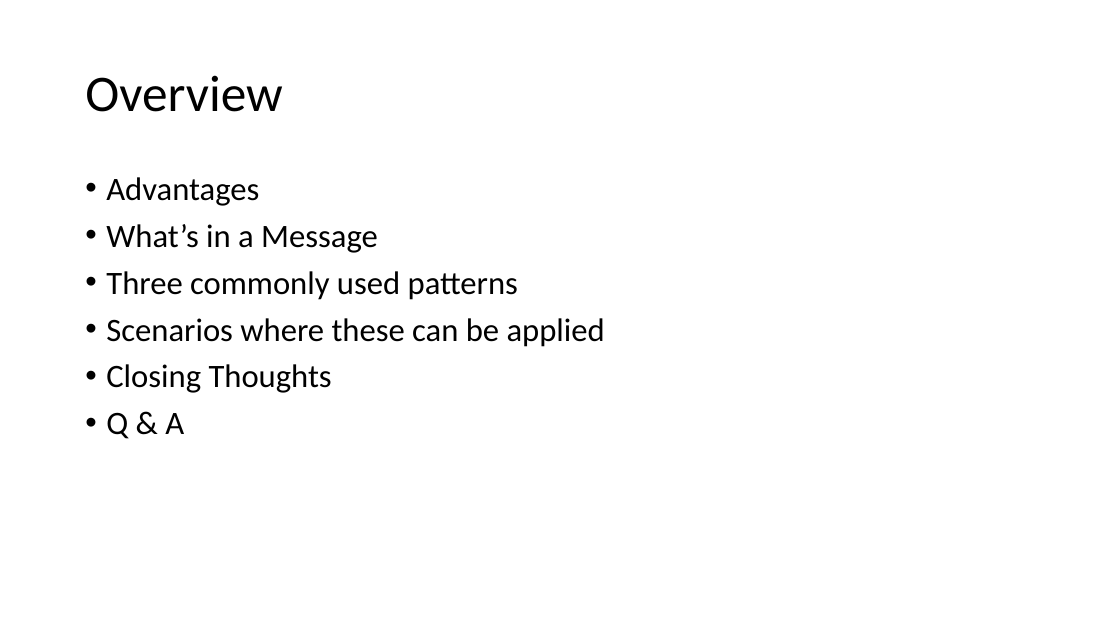
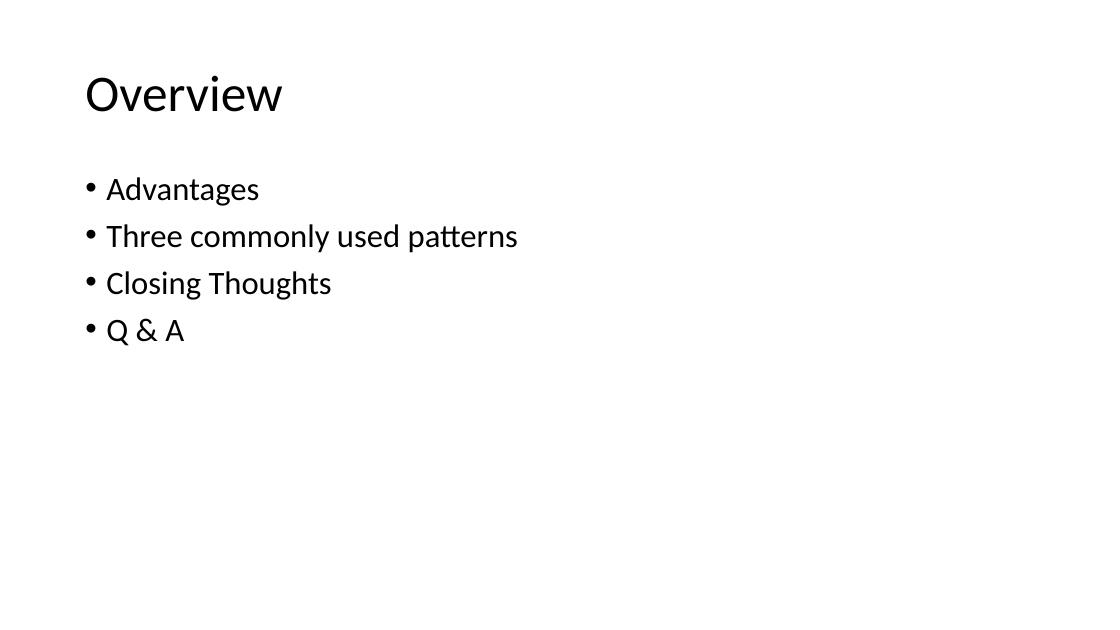
Before and after one commit to zaudtke/MessageQueuePresentation, a slide deck: slide 5 of slides/ThatMessageQueuesPresentation.pptx. Drawn at 1120x630 pixels with LibreOffice and Linux fonts; fonts in the diff are those of the drawing. Boxes give left, top, right and bottom in pixels: in the first picture for what was removed or moved away, otherwise in the second. Text is boxed around its words. In the diff, an @@ line names an element or a change of style, - is before the commit and + after.

```diff
--- a/slides/ThatMessageQueuesPresentation.pptx
+++ b/slides/ThatMessageQueuesPresentation.pptx
@@ text at box(106, 224, 378, 253): paragraph removed @@
-• What’s in a Message
@@ text at box(106, 318, 605, 347): paragraph removed @@
-• Scenarios where these can be applied
```
Also in this commit, not shown: 12 other slides changed, 9 slides added, 10 slides removed.
